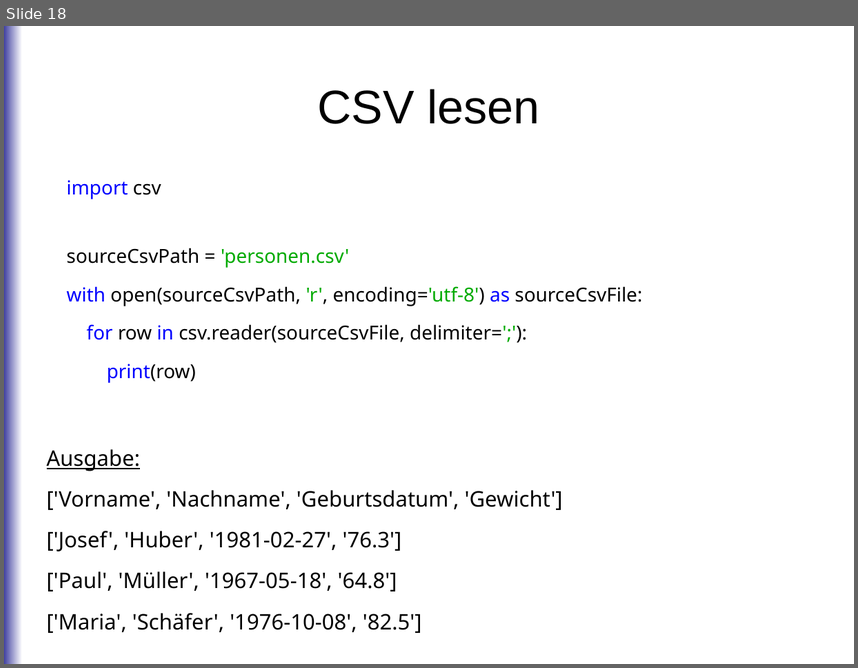
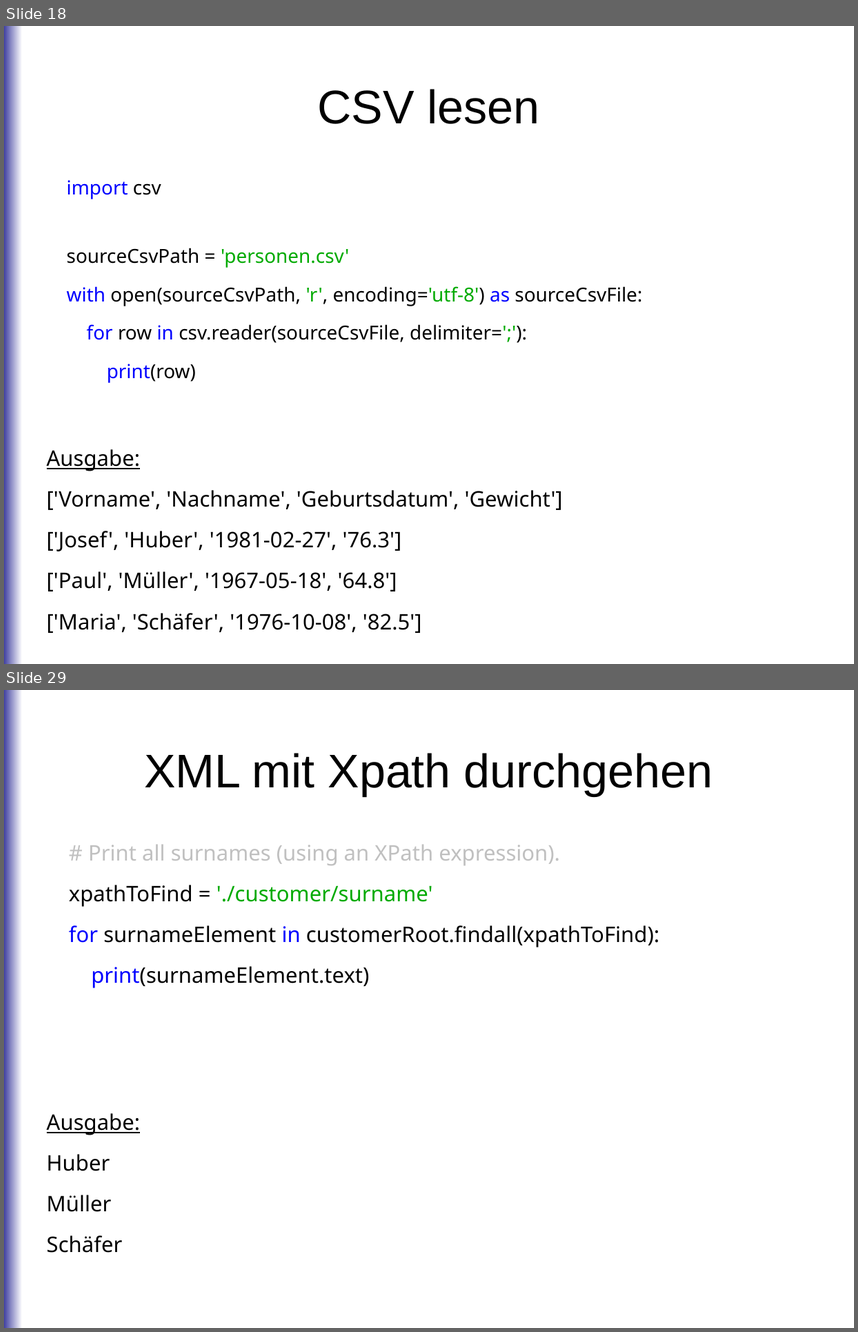
Before and after one commit to roskakori/talks, a slide deck: pygraz/readwrite/Daten schreiben und lesen mit Python.odp. Shown one above the other, each under a label of ours: slide 18 before the commit, slides 18 and 29 after it; the slides between them are not shown. The pictures are 858x668 and 858x1332 pixels, drawn with LibreOffice and Linux fonts; fonts in the diff are those of the drawing. Boxes give left, top, right and bottom in pixels: in the first picture for what was removed or moved away, otherwise in the second. Text is boxed around its words. In the diff, an @@ line names an element or a change of style, - is before the commit and + after.

```diff
--- a/pygraz/readwrite/Daten schreiben und lesen mit Python.odp
+++ b/pygraz/readwrite/Daten schreiben und lesen mit Python.odp
@@ slide 29 added at box(4, 690, 854, 1328), background #FFFFFF; not listed: 1 template element that a slide beside it also shows @@
@@ title added at box(144, 753, 713, 796), 44 pt, text #000000 @@
+XML mit Xpath durchgehen
@@ text added at box(69, 845, 660, 988), 20 pt, text #000000 @@
+# Print all surnames (using an XPath expression).
+xpathToFind = './customer/surname'
+for surnameElement in customerRoot.findall(xpathToFind):
+print(surnameElement.text)
@@ text added at box(47, 1113, 140, 1252), 20 pt, text #000000 @@
+Ausgabe:
+Huber
+Müller
+Schäfer
```
Also in this commit, not shown: 27 other slides added, 1 other file.
